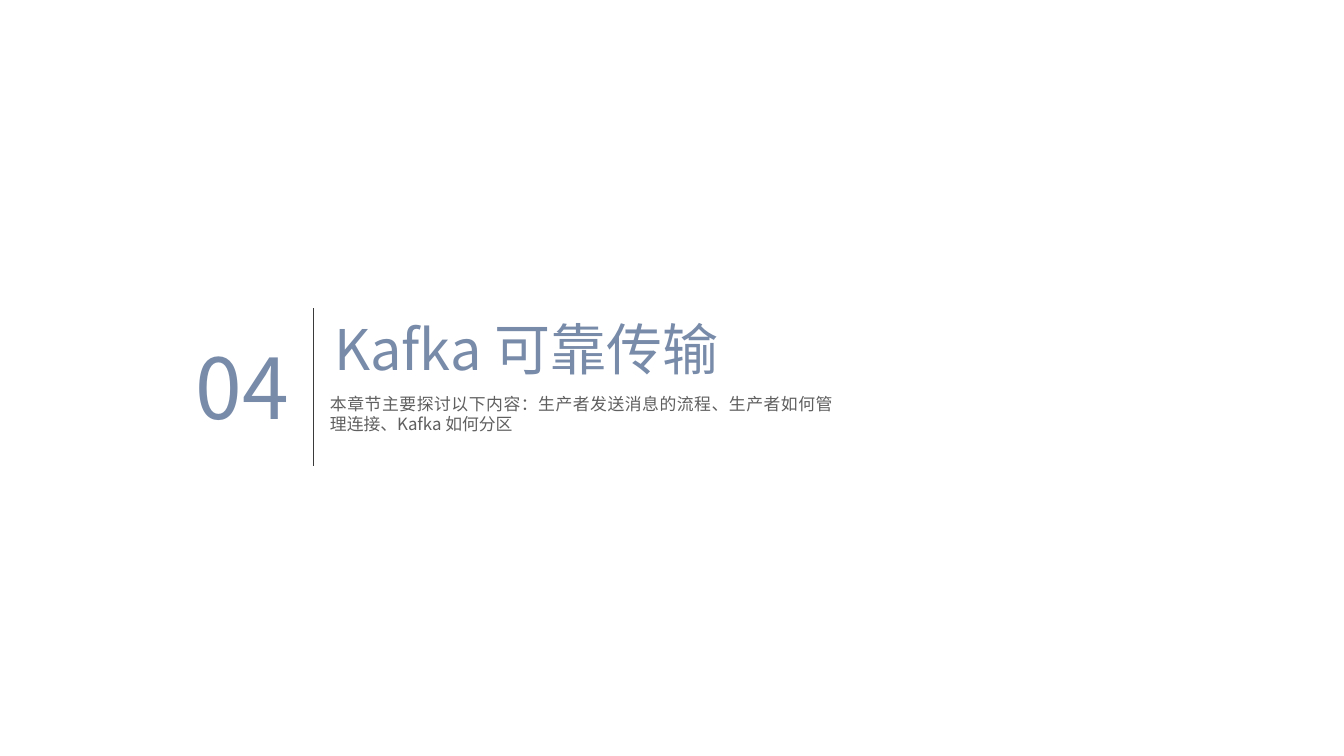
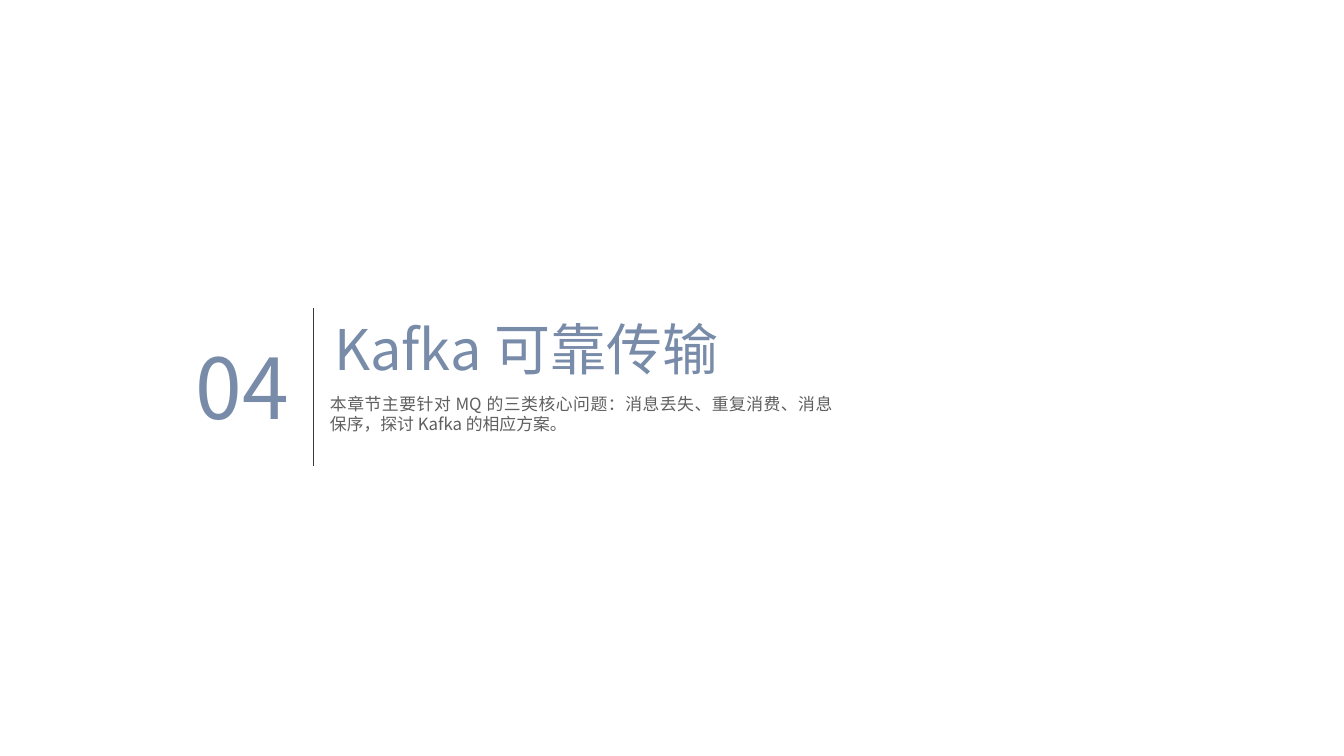
Before and after one commit to dunwu/bigdata-tutorial, a slide deck: slide 23 of assets/kafka/kafka.pptx. Drawn at 1344x756 pixels with LibreOffice and Linux fonts; fonts in the diff are those of the drawing; background and template pictures are left out. Boxes give left, top, right and bottom in pixels: in the first picture for what was removed or moved away, otherwise in the second. Text is boxed around its words. In the diff, an @@ line names an element or a change of style, - is before the commit and + after.

Commit message:
docs: Kafka 文档更新

```diff
--- a/assets/kafka/kafka.pptx
+++ b/assets/kafka/kafka.pptx
@@ text at (x1=330, y1=396, x2=833, y2=432): text changed @@
-本章节主要探讨以下内容：生产者发送消息的流程、生产者如何管理连接、Kafka 如何分区
+本章节主要针对 MQ 的三类核心问题：消息丢失、重复消费、消息保序，探讨 Kafka 的相应方案。
```
Also in this commit, not shown: 6 other slides changed, 2 slides added, 2 other files.
